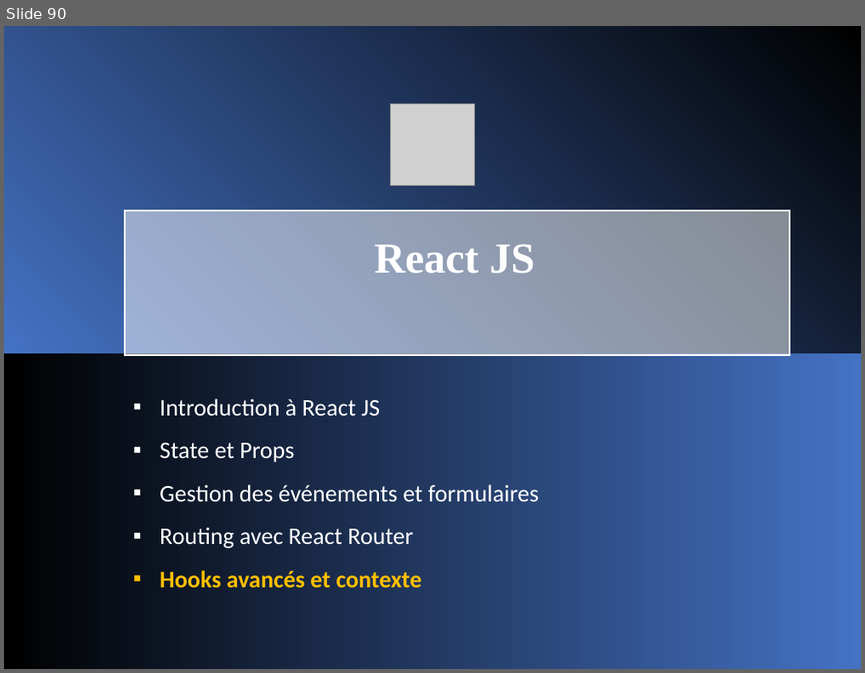
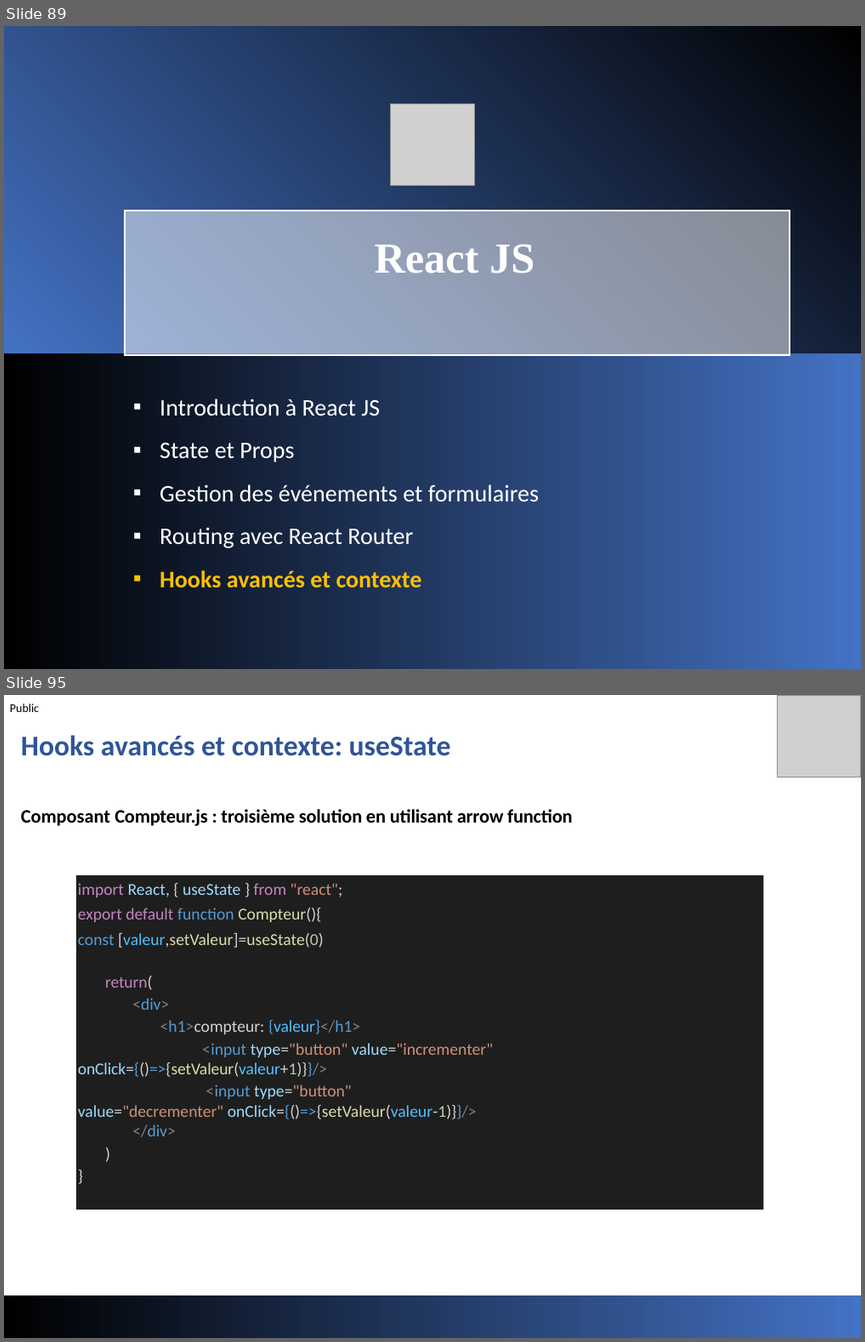
Before and after one commit to jeouit/REACT, a slide deck: Formation Front-V1-4.pptx. Shown one above the other, each under a label of ours: slide 90 before the commit, slides 89 and 95 after it; the slides between them are not shown. The pictures are 865x673 and 865x1342 pixels, drawn with LibreOffice and Linux fonts; fonts in the diff are those of the drawing; grey boxes stand for pictures. Boxes give left, top, right and bottom in pixels: in the first picture for what was removed or moved away, otherwise in the second. Text is boxed around its words. In the diff, an @@ line names an element or a change of style, - is before the commit and + after.

```diff
--- a/Formation Front-V1-4.pptx
+++ b/Formation Front-V1-4.pptx
@@ slide 95 added at <box>4,695,861,1338</box>, background #FFFFFF @@
@@ text added at <box>10,703,39,712</box>, 10 pt, text #000000 @@
+Public
@@ picture added at <box>777,695,861,777</box> @@
@@ text added at <box>21,735,451,756</box>, 24 pt, text #2F5597, bold @@
+Hooks avancés et contexte: useState
@@ text added at <box>21,809,572,826</box>, 16 pt, text #000000, bold @@
+Composant Compteur.js : troisième solution en utilisant arrow function
@@ rectangle added at <box>76,875,763,1209</box>, fill #1E1E1E, 14 pt, text #CE9178 @@
+import React, { useState } from "react";
+export default function Compteur(){
+const [valeur,setValeur]=useState(0)
+return(
+<div>
+<h1>compteur: {valeur}</h1>
+<input type="button" value="incrementer" onClick={()=>{setValeur(valeur+1)}}/>
+<input type="button" value="decrementer" onClick={()=>{setValeur(valeur-1)}}/>
+</div>
+)
+}
@@ rectangle added at <box>4,1296,861,1338</box>, fill gradient #000000 to #4472C4 @@
@@ what was slide 90 is now slide 89 @@
```
Also in this commit, not shown: 9 slides changed, 7 other slides added, 7 slides removed.
